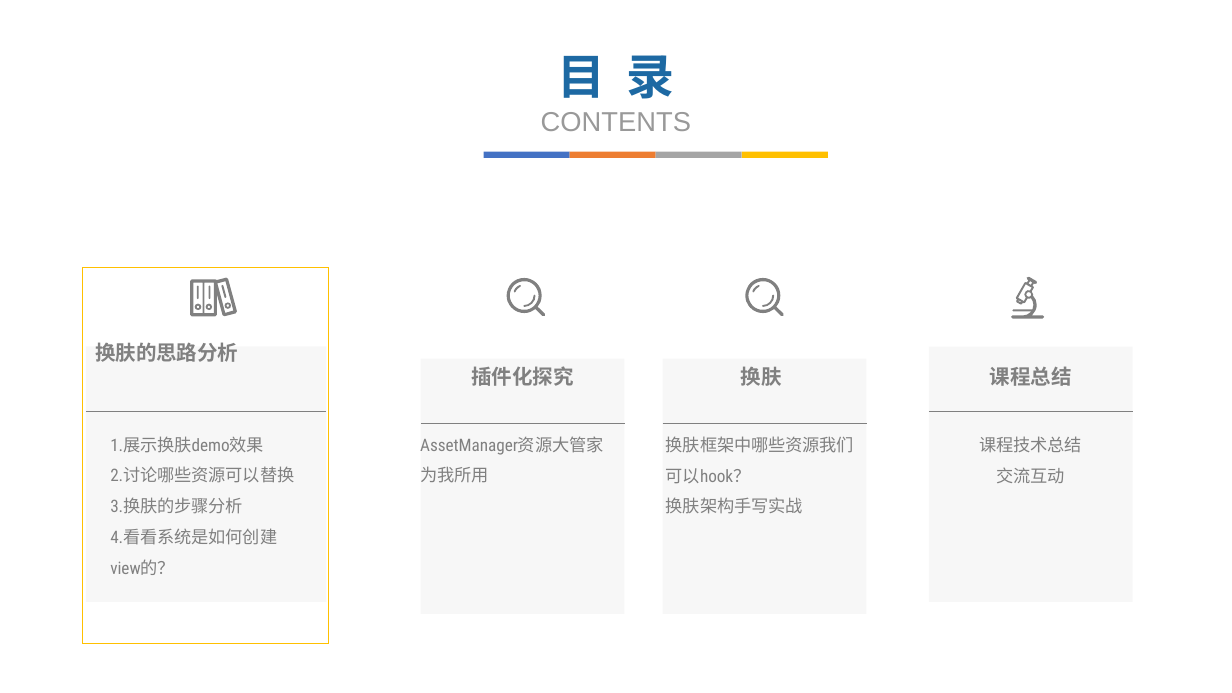
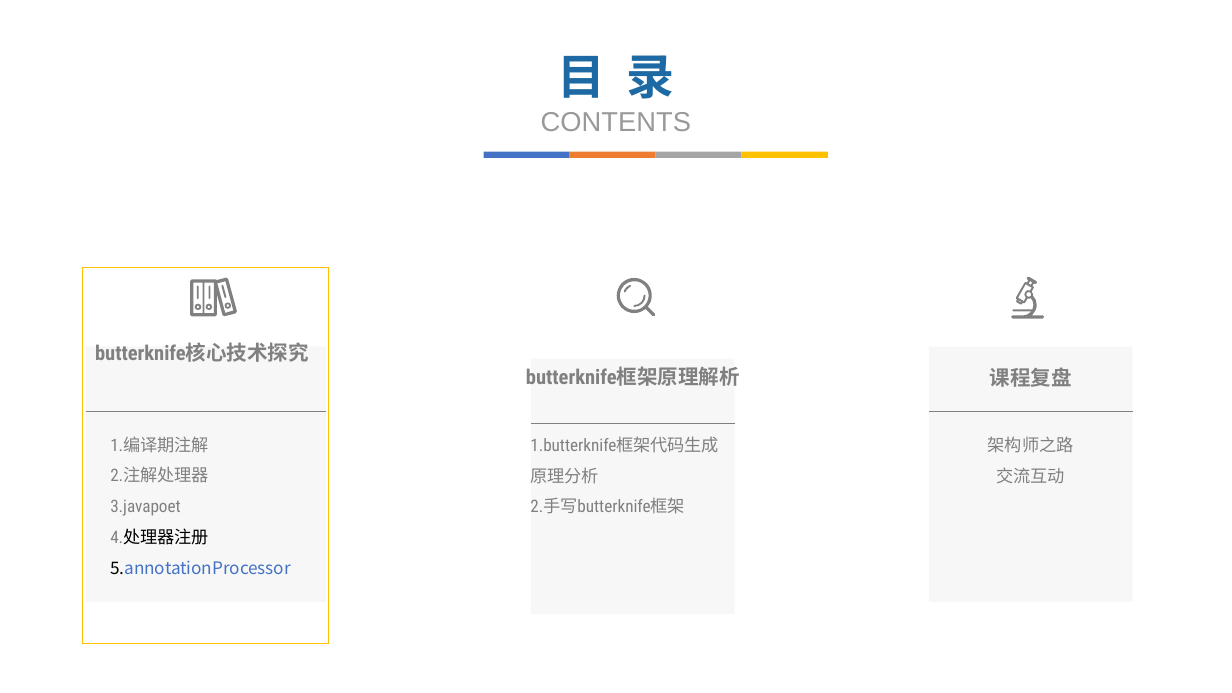
Before and after one commit to fanzhangvip/xiangxue, a slide deck: slide 4 of pre/javapoet.pptx (slide 5 before the commit). Drawn at 1232x693 pixels with LibreOffice and Linux fonts; fonts in the diff are those of the drawing; background and template pictures are left out. Boxes give left, top, right and bottom in pixels: in the first picture for what was removed or moved away, otherwise in the second. Text is boxed around its words. In the diff, an @@ line names an element or a change of style, - is before the commit and + after.

Commit message:
javapoet

```diff
--- a/pre/javapoet.pptx
+++ b/pre/javapoet.pptx
@@ freeform shape removed at <box>746,278,785,317</box> @@
@@ text at <box>95,342,309,362</box>: text changed @@
-换肤的思路分析
+butterknife核心技术探究
@@ rectangle removed at <box>663,359,867,614</box> @@
@@ text at <box>526,366,740,386</box>: text changed @@
-插件化探究
+butterknife框架原理解析
@@ text removed at <box>741,367,782,386</box> @@
-换肤
@@ text at <box>990,368,1072,387</box>: text changed @@
-课程总结
+课程复盘
@@ text at <box>110,436,291,575</box>: text changed @@
-1.展示换肤demo效果
-2.讨论哪些资源可以替换
-3.换肤的步骤分析
-4.看看系统是如何创建view的？
+1.编译期注解
+2.注解处理器
+3.javapoet
+4.处理器注册
+5.annotationProcessor
@@ text at <box>530,436,719,514</box>: text changed @@
-AssetManager资源大管家为我所用
+1.butterknife框架代码生成原理分析
+2.手写butterknife框架
@@ 1 freeform shape, 1 rectangle, 1 line: place and size @@
-1 freeform shape, 1 rectangle, 1 line at <box>421,278,625,614</box>
+1 freeform shape, 1 rectangle, 1 line at <box>531,278,736,614</box>
@@ line removed from (663, 423) to (867, 423) @@
@@ text removed at <box>666,436,854,514</box> @@
-换肤框架中哪些资源我们可以hook？
-换肤架构手写实战
@@ text "架构师之路": place and size @@
-text "架构师之路" at <box>979,436,1082,483</box>
+text "架构师之路" at <box>988,436,1074,483</box>
@@ text at <box>988,436,1074,453</box>: text changed @@
-课程技术总结
+架构师之路
```
Also in this commit, not shown: 1 other slide changed, 1 slide removed, 39 other files.
